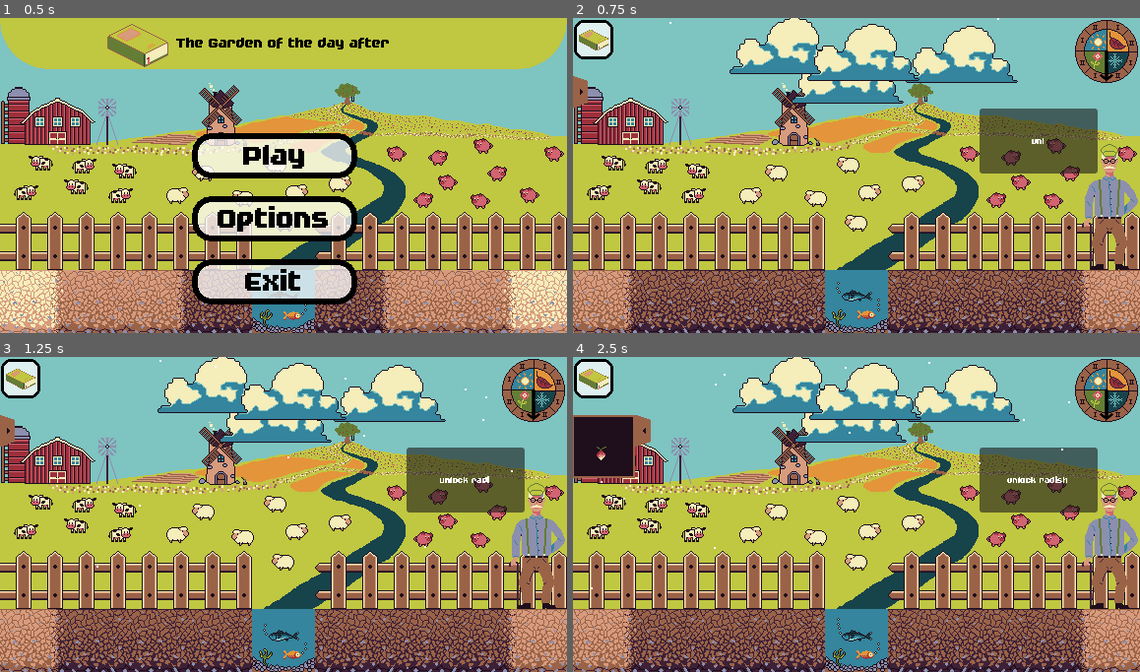
Above: before the commit, frames 1-4 (two rows, left to right).
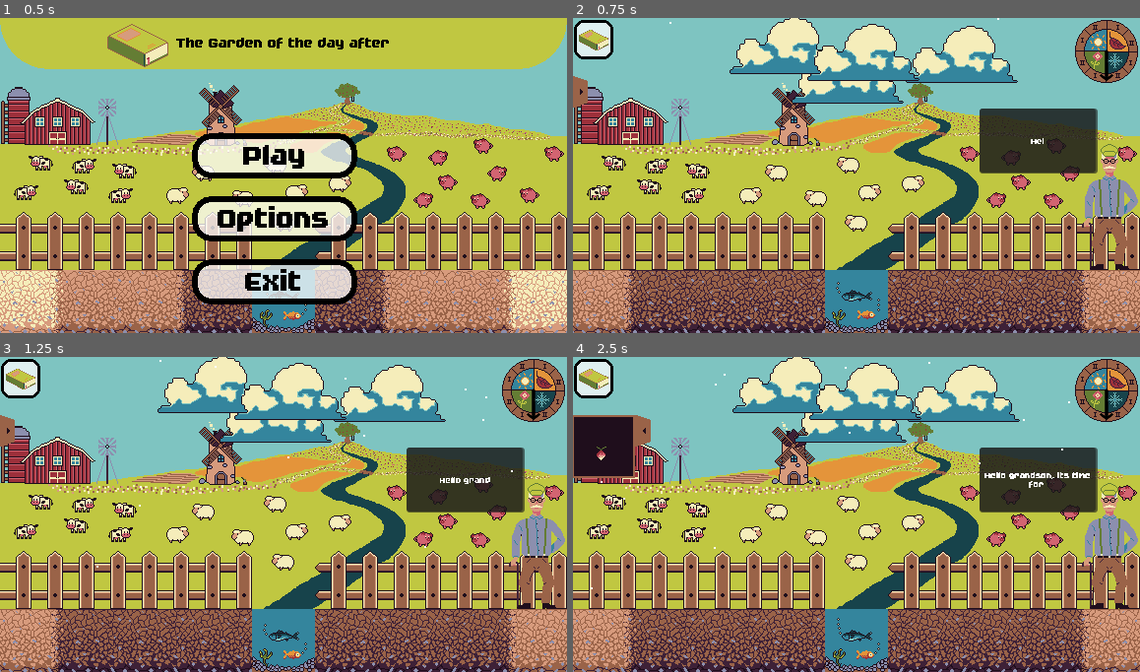
Above: after the commit, the same moments.

Repository: JustAlternate/Regenerative_Game_Jam
Game: Godot game, scene res://Scenes/menu.tscn
Two runs of this game, one before a commit and one after it. Both use one fixed random seed, a clock stepped at 60 frames per second and the inputs below.
Inputs (mouse positions are in pixels of both pictures, inside the frame that each line leads up to):
- Up to frame 1 (0.5 s): no input
- Up to frame 2 (0.75 s): click "Play" at 0.5 s
- Up to frame 3 (1.25 s): no input
- Up to frame 4 (2.5 s): click (607, 621) at 1.27 s; click (590, 429) at 2 s

Frame 1 is identical in both runs. In frame 2, 4.0% of the frame differs, in the area x 71-93%, y 28-50%; in frame 3, 4.0%; in frame 4, 4.1%.

Commit message:
implemation tutorial grandpere de ouf malade

Diff:
--- a/Scenes/dialogue_grand_pere.tscn
+++ b/Scenes/dialogue_grand_pere.tscn
@@ -50,6 +50,14 @@
 vertical_alignment = 1
 autowrap_mode = 3
 
+[node name="Button" type="Button" parent="Panel"]
+show_behind_parent = true
+light_mask = 0
+layout_mode = 0
+offset_right = 118.0
+offset_bottom = 65.0
+focus_mode = 0
+
 [node name="GrandpaSFX" parent="." instance=ExtResource("4_tce1e")]
 
 [node name="AudioStreamPlayer" type="AudioStreamPlayer" parent="GrandpaSFX"]
@@ -57,3 +65,5 @@
 
 [node name="AudioStreamPlayer2" type="AudioStreamPlayer" parent="GrandpaSFX"]
 stream = ExtResource("6_86aom")
+
+[connection signal="pressed" from="Panel/Button" to="." method="_on_button_pressed"]
--- a/Scenes/plante.tscn
+++ b/Scenes/plante.tscn
@@ -835,20 +835,16 @@
 
 [node name="PlantingSFX" type="AudioStreamPlayer" parent="."]
 stream = ExtResource("19_p0ofx")
-bus = &"SFX"
 
 [node name="HarvestSFX" parent="." instance=ExtResource("20_2bs1f")]
 
 [node name="SFX1" type="AudioStreamPlayer" parent="HarvestSFX"]
 stream = ExtResource("21_b4wsd")
-bus = &"SFX"
 
 [node name="SFX2" type="AudioStreamPlayer" parent="HarvestSFX"]
 stream = ExtResource("22_8l6by")
-bus = &"SFX"
 
 [node name="SFX3" type="AudioStreamPlayer" parent="HarvestSFX"]
 stream = ExtResource("23_p2nfk")
-bus = &"SFX"
 
 [connection signal="pressed" from="Button" to="." method="_on_button_pressed"]
--- a/Scripts/Game.gd
+++ b/Scripts/Game.gd
@@ -3,6 +3,8 @@
 var id_new_context_menu = 0
 var tab_context_menu = []
 var random_event = "rien"
+
+
 
 # Called when the node enters the scene tree for the first time.
 func _ready():
@@ -49,9 +51,9 @@
 	return "rien"
 
 func _on_clock_phase_changed(new_phase):
-
+	# Envoie un message a grand_pere pour lui dire que le joueur vient de planter une certaine plante
+	get_tree().root.get_node("home/Game/Dialogue_grand_pere").player_just_did_something(["skiped_to_next_season",background_season_animation_dico[new_phase]])
 	$background/AnimatedSprite2D.animation = background_season_animation_dico[new_phase]
-
 	# Here on va decider des random events :
 	GlobalVariables.game_state = "clock"
 	random_event = generate_random_event(new_phase)
--- a/Scripts/dialogue_grand_pere.gd
+++ b/Scripts/dialogue_grand_pere.gd
@@ -5,21 +5,50 @@
 @export var text = "Grosse murge"
 @export var taille_police:int
 @export var time_betwen_carac:float = 0.05
-@export var time_betwen_dialogue:float = 3
-@export var time_after_dialogue:float = 4
+@export var time_betwen_dialogue:float = 5
+@export var time_after_dialogue:float = 5
 var Talking:bool = false
+
+var tutorial_progress = 0
+
+var dialogue_queue = []
 
 var dico_dialogue = {
 	"Rain":[true,["Your soil gets wet when it rains."]],
 	"Sunlight":[true,["The sun dry your soil.","Be carefull when planting for summer!"]],
 	"Nutrients":[true,["Worms make your soil richer for certain crop to grow."]],
-	"radish_unlock":[false,["unlock radish"]],
+	"radish_unlock_debut":[false,["Hello grandson, its time for you to help and feed our family","Try planting this seed of radish in the ground","You can do so by taking this seed from the drawer on the left"]],
+	"apres_plantage_radish":[false,["Superbe, now we must wait for it to grow !","Click on the seasonal clock to skip some time."]],
+	"explain_how_to_harvest":[false,["Hello grandson, finally those radish are ready to be harvested !","Click on it and select the hoe to harvest them !"]],
 	"radish_recolte":[false,["Well done harvesting those radishes!", "Here, you can try planting these peas."]],
+	"Encyclopedia":[true,["You can use your Encyclopedia to learn what are the perfect conditions to grow each plants"]],
 	"tomato_unlock":[false,["Take these tomato seeds.", "Now is the perfect time to plant them!"]],
 	"wheat_leek_unlock":[false,"I found new seeds, you can have them!"],
 	"pumpkin_unlock":[false,"Now's the right time to plant pumpkins!", "Plant these so we will have some for next Halloween!"],
 	"zucchini_unlock":[false,"Here, take these zucchini seeds.", "Zucchinis don't grow well with rain, so be careful!"]
 }
+
+func player_just_did_something(thing):
+	if thing[0] == "planted":
+		if thing[1] == "radish":
+			if tutorial_progress == 0:
+				grandpa_talk("apres_plantage_radish")
+				tutorial_progress+=1
+
+	if thing[0] == "skiped_to_next_season":
+		if tutorial_progress == 1:
+			grandpa_talk("explain_how_to_harvest")
+			tutorial_progress+=1
+
+	if thing[0] == "harvested":
+		if thing[1] == "radish":
+			if tutorial_progress == 2:
+				grandpa_talk("radish_recolte")
+				grandpa_talk("Encyclopedia")
+				tutorial_progress+=1
+				get_tree().root.get_node("home/Game/seed_drawer").add_seed_in_drawer("pea")
+
+
 
 func _on_button_for_grandpa_button_activated(texte_name):
 	if not(Talking):
@@ -45,7 +74,7 @@
 func _ready():
 	maj_buttons()
 	show_buttons()
-	grandpa_talk("radish_unlock")
+	grandpa_talk("radish_unlock_debut")
 
 func show_buttons():
 	for child in $RichTextLabel/VBoxContainer.get_children():
@@ -54,28 +83,43 @@
 func writing_text(text):
 	$Panel/Label.text = ""
 	for letter in text:
-		$Panel/Label.text += letter
-		await get_tree().create_timer(time_betwen_carac).timeout
+		if Talking:#NE PAS TOUCHER A CETTE CONDITION TALKING
+			$Panel/Label.text += letter
+			await get_tree().create_timer(time_betwen_carac).timeout
 
 func grandpa_talk(text):
+	dialogue_queue.append(text)
+
+func grandpa_start_talk():
+	Talking = true
 	$Panel.visible = true
-	Talking = true
+
+	text = dialogue_queue.pop_front()
 
 	$GrandpaSFX/AudioStreamPlayer2.play()
 	for i in range(len(dico_dialogue[text][1])):
-		$GrandpaSFX/AudioStreamPlayer.play()
-		writing_text(dico_dialogue[text][1][i])
-		await get_tree().create_timer(time_betwen_dialogue).timeout
-
-
-	await get_tree().create_timer(time_after_dialogue).timeout
+		if Talking: #NE PAS TOUCHER A CETTE CONDITION TALKING
+			await writing_text(dico_dialogue[text][1][i])
+		if Talking: #NE PAS TOUCHER A CETTE CONDITION TALKING
+			await get_tree().create_timer(time_betwen_dialogue).timeout
+		if Talking: #NE PAS TOUCHER A CETTE CONDITION TALKING
+			$GrandpaSFX/AudioStreamPlayer.play()
 
 	Talking = false
 	$Panel.visible = false
 
+func _process(delta):
+
+	#look if something is in dialogue queue, if so, say if nothing is being said already
+	if dialogue_queue != [] and not(Talking):
+		grandpa_start_talk()
 
 
-func _process(delta):
 	if ($RichTextLabel.position.x <= get_local_mouse_position()[0] and get_local_mouse_position()[0] <=  $RichTextLabel.po …(185 unchanged characters)…
 		$RichTextLabel.visible = true
 	else:$RichTextLabel.visible = false
+
+
+func _on_button_pressed():
+	Talking = false
+	$Panel.visible = false
--- a/Scripts/plante.gd
+++ b/Scripts/plante.gd
@@ -197,8 +197,12 @@
 	pass
 
 func add_plant(type):
+
 	if plant_type == "None":
-		print("planting")
+
+		# Envoie un message a grand_pere pour lui dire que le joueur vient de planter une certaine plante
+		get_tree().root.get_node("home/Game/Dialogue_grand_pere").player_just_did_something(["planted",type])
+
 		plant_type = type
 		$PlantingSFX.play()
 		$sprite.animation = plant_type+"_0"
@@ -208,7 +212,10 @@
 		state = 0
 
 func harvest_plant():
-	print("harvested")
+
+	# Envoie un message a grand_pere pour lui dire que le joueur vient d'harvest une certaine plante
+	get_tree().root.get_node("home/Game/Dialogue_grand_pere").player_just_did_something(["harvested",plant_type])
+
 	if plant_health >= 10:
 		GlobalVariables.inventory[plant_type]["seed"] += 2
 	else:
Not shown: 1 places in Scenes/dialogue_grand_pere.tscn that only renumber resources
Not shown: 1 places in Scenes/plante.tscn that only renumber resources
